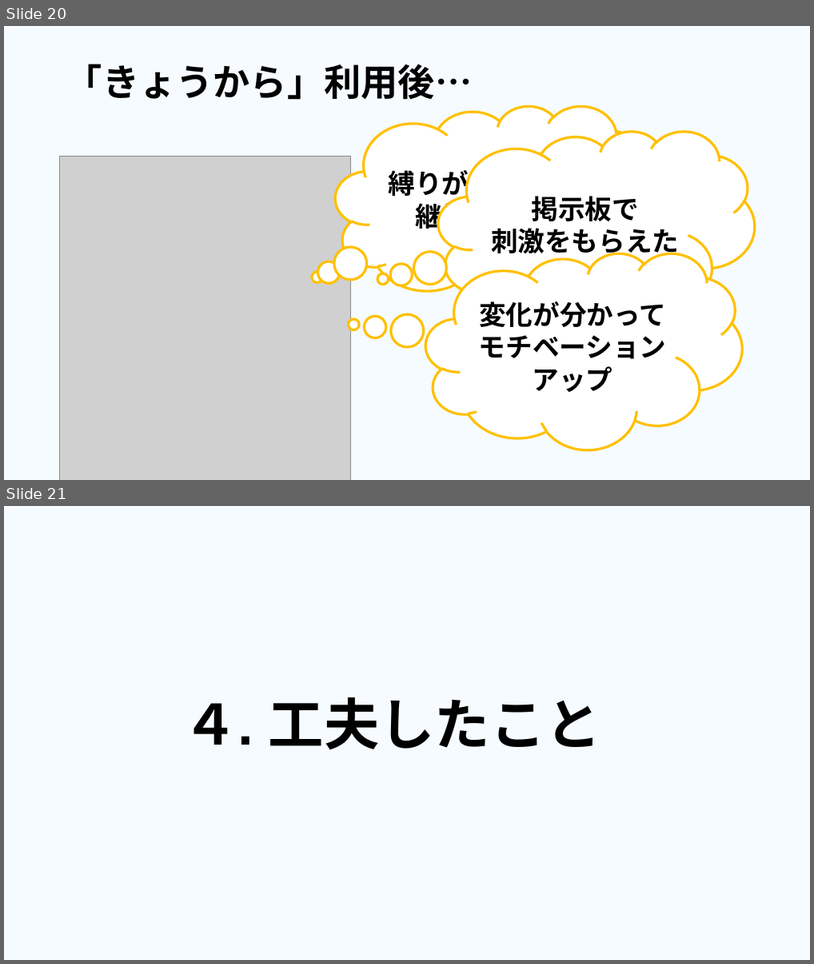
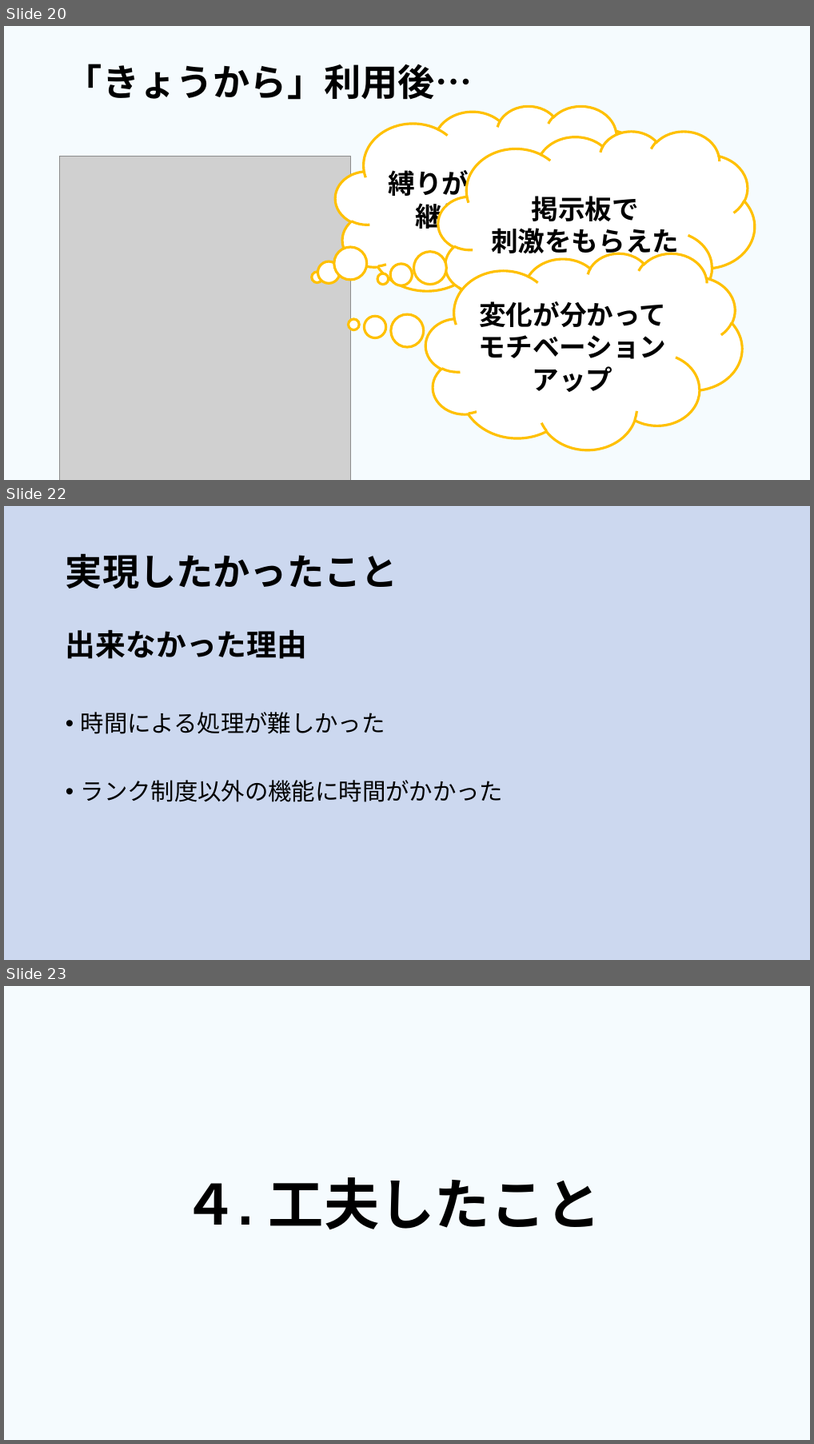
Before and after one commit to dojo2023/E-4, a slide deck: 共有用フォルダー/成果発表.pptx. Shown one above the other, each under a label of ours: slides 20 and 21 before the commit, slides 20, 22 and 23 after it; the slides between them are not shown. The pictures are 814x964 and 814x1444 pixels, drawn with LibreOffice and Linux fonts; fonts in the diff are those of the drawing; grey boxes stand for pictures. Boxes give left, top, right and bottom in pixels: in the first picture for what was removed or moved away, otherwise in the second. Text is boxed around its words. In the diff, an @@ line names an element or a change of style, - is before the commit and + after.

```diff
--- a/共有用フォルダー/成果発表.pptx
+++ b/共有用フォルダー/成果発表.pptx
@@ slide 22 added at [4,506,810,960], background #8FAADC at 45% opacity @@
@@ title added at [66,553,398,589], 44 pt, text #000000, bold @@
+実現したかったこと
@@ text added at [66,630,503,802], 28 pt, text #000000 @@
+出来なかった理由
+• 時間による処理が難しかった
+• ランク制度以外の機能に時間がかかった
@@ what was slide 21 is now slide 23 @@
```
Also in this commit, not shown: 3 slides changed, 1 other slide added, 2 slides removed, 1 other file.
